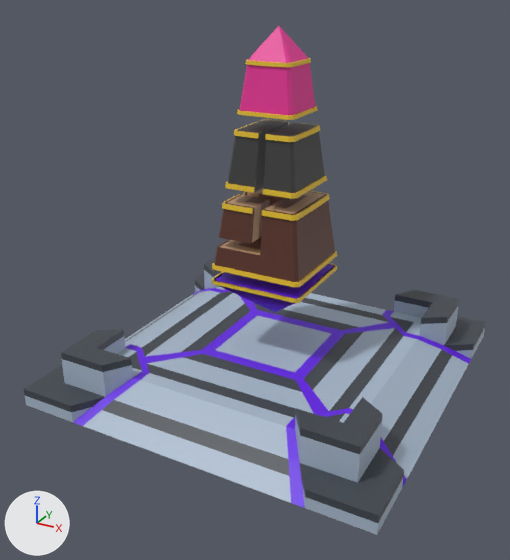
The FBX model Assets/_Model/Model_Obelisk_Stage3.fbx, before and after one commit.
Both versions are drawn from a 50 mm camera at (35.9, -70.4, 46.6) aimed at (-0.7, -3.9, 13.3). Lighting does not change. The marker at lower left points along +X, +Y and +Z.

Objects in the first picture: 'Buildsite', 'Obelisk Stage 1', 'Obelisk Stage 2', 'Obelisk Stage 3'.
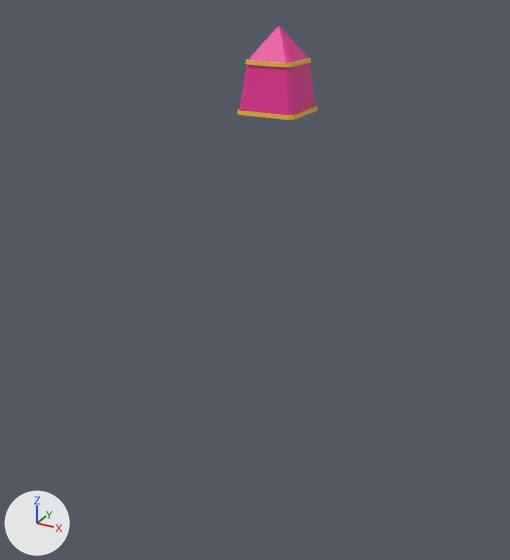
Commit message: FIXED Obelisk + Build Site models (my bad)

Pixel boxes [x1, y1, x2, y2] of what changed, in the pictures (510 x 560 px):
```json
{"object": "Buildsite", "change": "deleted", "before": [24, 257, 486, 535], "faces in mat_base (blue #a9b9cc)": [25, 270, 485, 535], "faces in mat_base_trim (dark grey #41474e)": [24, 257, 486, 523], "faces in mat_magic_material (purple #661ae7)": [73, 264, 471, 508], "faces in mat_gold_trim (yellow #e7bf2e)": [212, 263, 337, 303]}
{"object": "Obelisk Stage 1", "change": "deleted", "before": [212, 188, 337, 287], "on screen": "brown", "faces in mat_bark (brown #5c3428)": [214, 191, 335, 282], "faces in mat_gold_trim (yellow #e7bf2e)": [212, 191, 337, 287], "faces in mat_outer_trunk (brown #cca47e)": [220, 188, 325, 255], "faces in mat_inner_trunk (brown #8d5f4f)": [238, 192, 307, 250]}
{"object": "Obelisk Stage 2", "change": "deleted", "before": [225, 119, 327, 199], "on screen": "black", "faces in mat_stone (black #3f3f3f)": [228, 120, 325, 193], "faces in mat_gold_trim (yellow #e7bf2e)": [225, 119, 327, 199]}
```

Scene script edits in JSON lines:
```json
{"op": "remove", "block": "ob_obelisk_stage_1", "code": ["ob_obelisk_stage_1 = bpy.data.objects.new('Obelisk Stage 1', me_cube_005)", "ob_obelisk_stage_1.location = (0.0, 0.0, 14.4)"]}
{"op": "remove", "block": "ob_obelisk_stage_2", "code": ["ob_obelisk_stage_2 = bpy.data.objects.new('Obelisk Stage 2', me_cube_003)", "ob_obelisk_stage_2.location = (0.0, 0.0, 24.1)"]}
{"op": "remove", "block": "ob_buildsite", "code": ["ob_buildsite = bpy.data.objects.new('Buildsite', me_cube_001)", "ob_buildsite.location = (0.6, -0.7, -0.3)"]}
```
